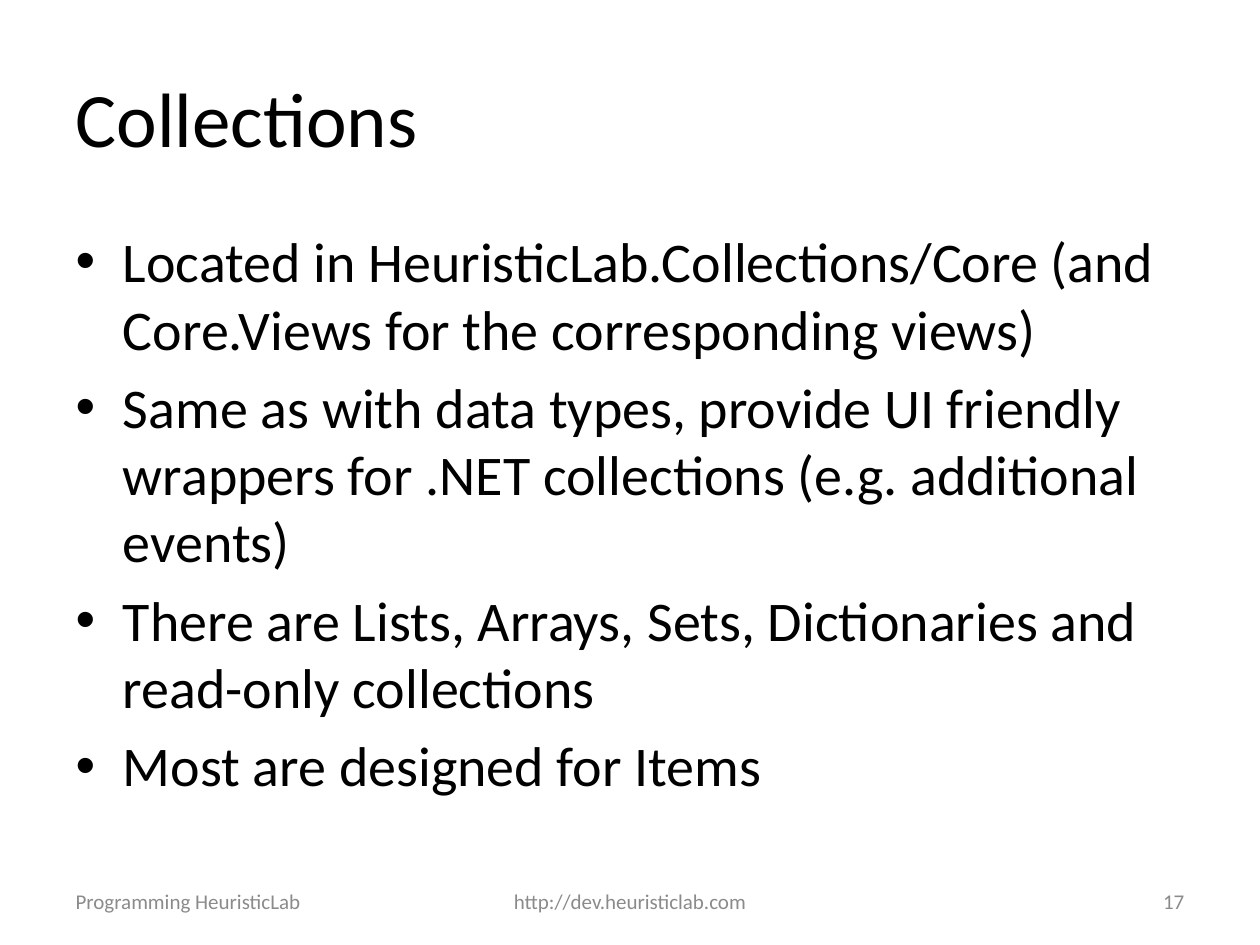
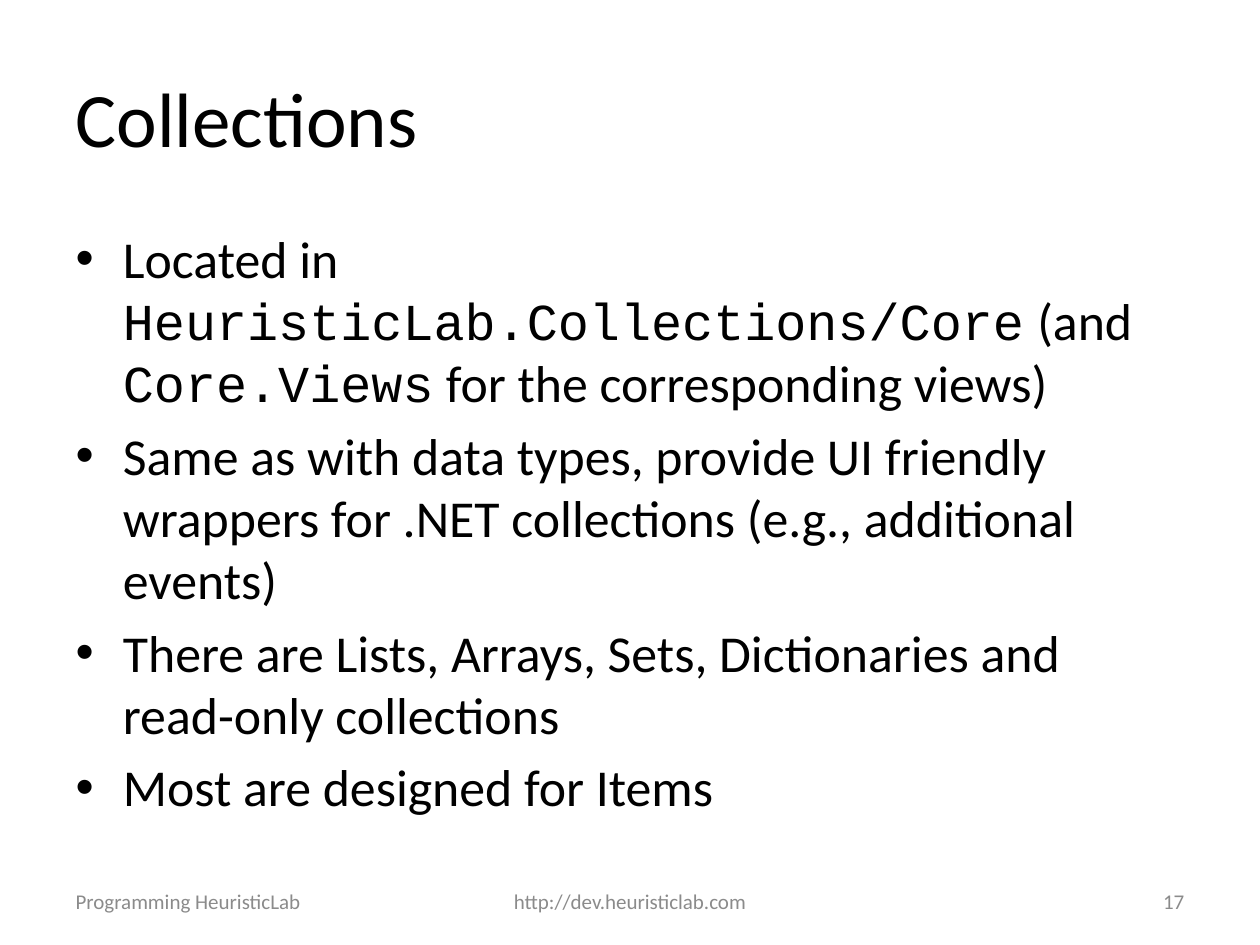
Before and after one commit to heal-research/HeuristicLab, a slide deck: slide 17 of documentation/Tutorials/Programming HeuristicLab - Basics.pptx. Drawn at 1260x945 pixels with LibreOffice and Linux fonts; fonts in the diff are those of the drawing; background and template pictures are left out. Boxes give left, top, right and bottom in pixels: in the first picture for what was removed or moved away, otherwise in the second. Text is boxed around its words. In the diff, an @@ line names an element or a change of style, - is before the commit and + after.

```diff
--- a/documentation/Tutorials/Programming HeuristicLab - Basics.pptx
+++ b/documentation/Tutorials/Programming HeuristicLab - Basics.pptx
@@ text at (x1=123, y1=242, x2=1132, y2=815): size 32 to 29.6 pt in "Located in HeuristicLab.Collections/Core (and Core.Views for ...", "There are Lists, Arrays, Sets, Dictionaries and ...", "Most are designed for Items"; font Calibri to Courier New in "HeuristicLab.Collections/Core Core.Views" @@
@@ text at (x1=123, y1=439, x2=1075, y2=606): text changed; size 32 to 29.6 pt @@
-• Same as with data types, provide UI friendly wrappers for .NET collections (e.g. additional events)
+• Same as with data types, provide UI friendly wrappers for .NET collections (e.g., additional events)
```
Also in this commit, not shown: 15 other slides changed, 1 slide added, 3 other files.
